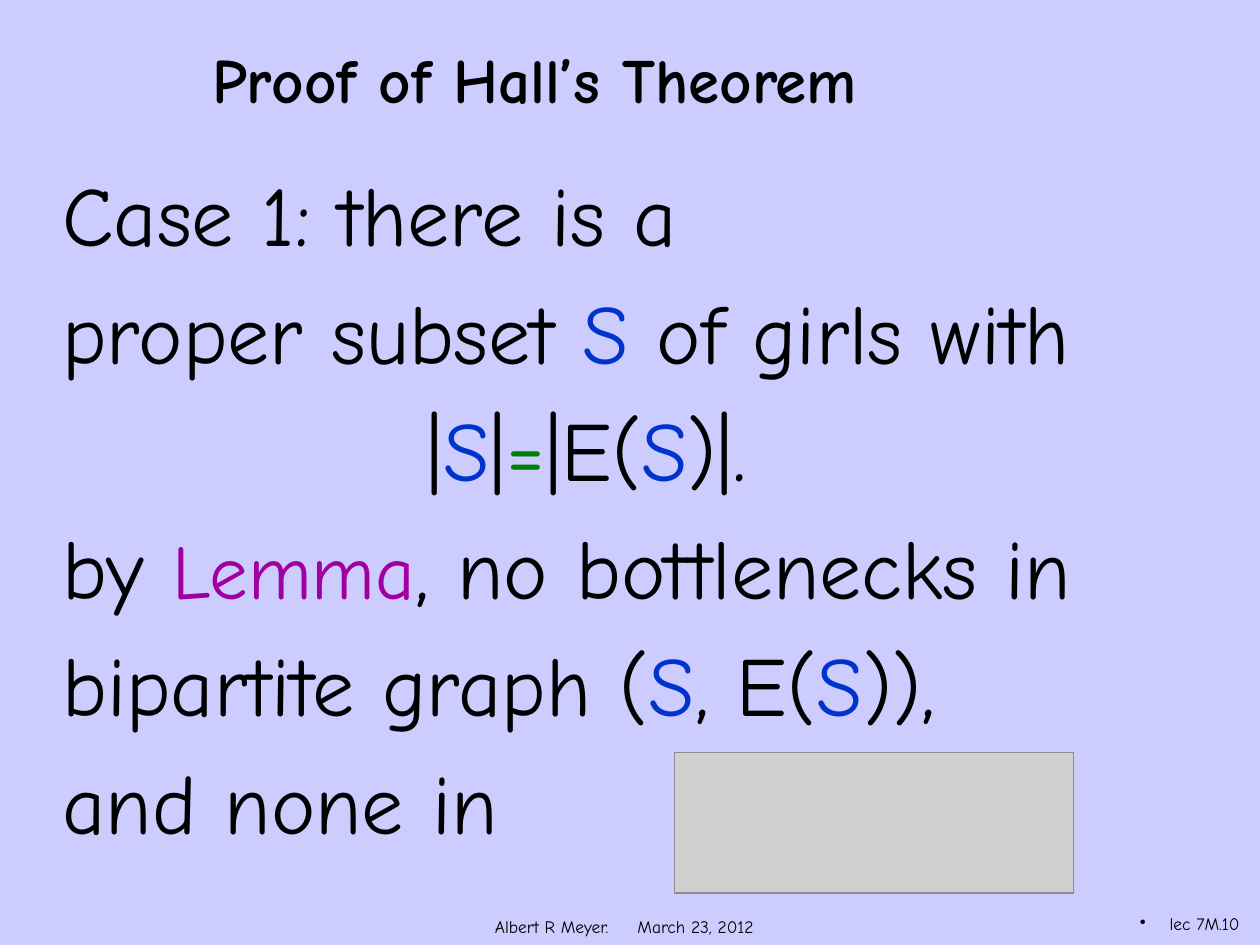
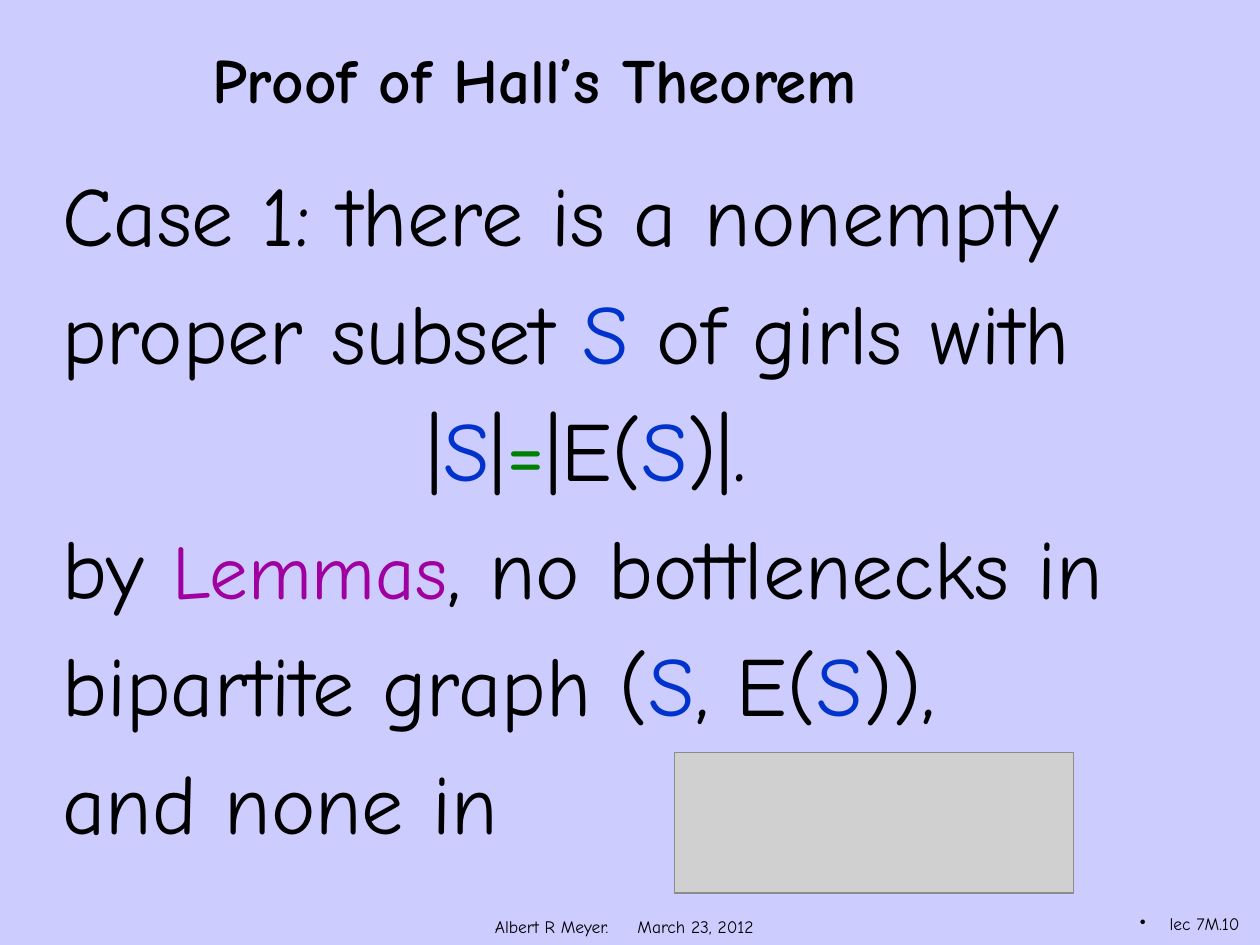
Before and after one commit to armeyer/mcs_web, a slide deck: slide 10 of spring12/slidesS12/hall-proof.pptx. Drawn at 1260x945 pixels with LibreOffice and Linux fonts; fonts in the diff are those of the drawing; grey boxes stand for pictures; background and template pictures are left out. Boxes give left, top, right and bottom in pixels: in the first picture for what was removed or moved away, otherwise in the second. Text is boxed around its words. In the diff, an @@ line names an element or a change of style, - is before the commit and + after.

```diff
--- a/spring12/slidesS12/hall-proof.pptx
+++ b/spring12/slidesS12/hall-proof.pptx
@@ text at bbox=[62, 189, 1059, 263]: text changed @@
-Case 1: there is a
+Case 1: there is a nonempty
@@ text at bbox=[62, 542, 1104, 616]: text changed @@
-by Lemma, no bottlenecks in
+by Lemmas, no bottlenecks in
```
Also in this commit, not shown: 3 other slides changed, 3 slides added.
